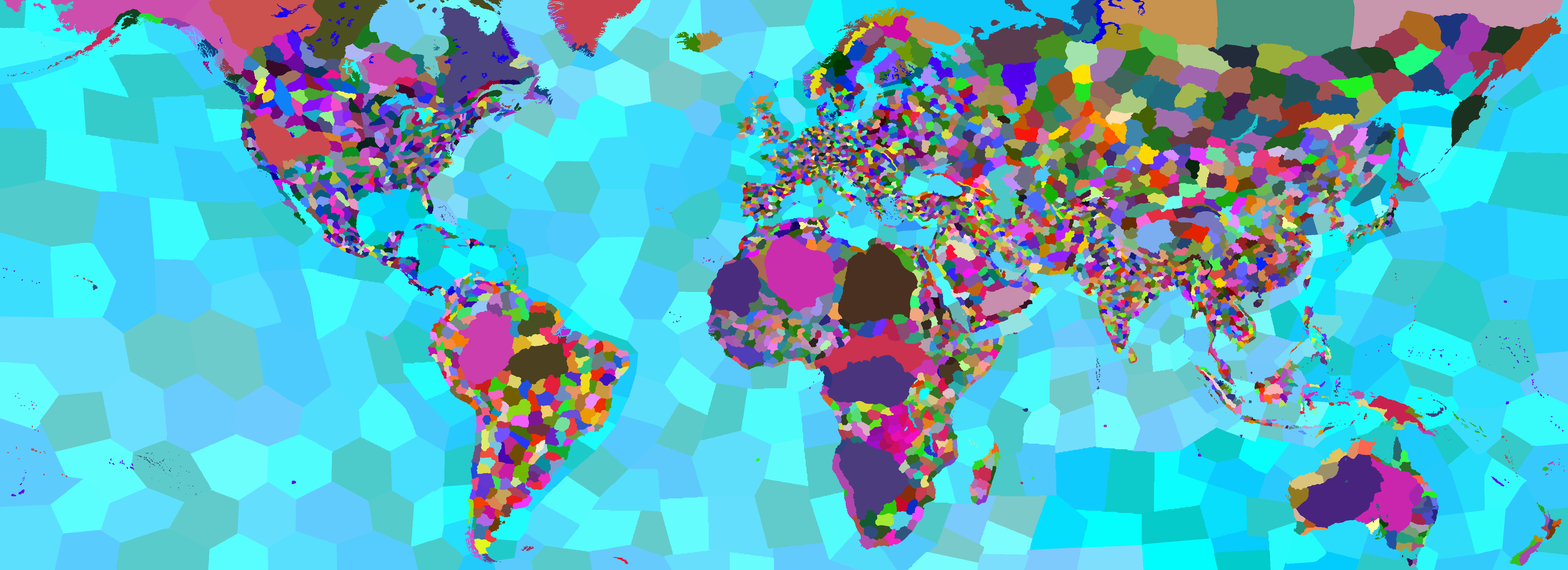
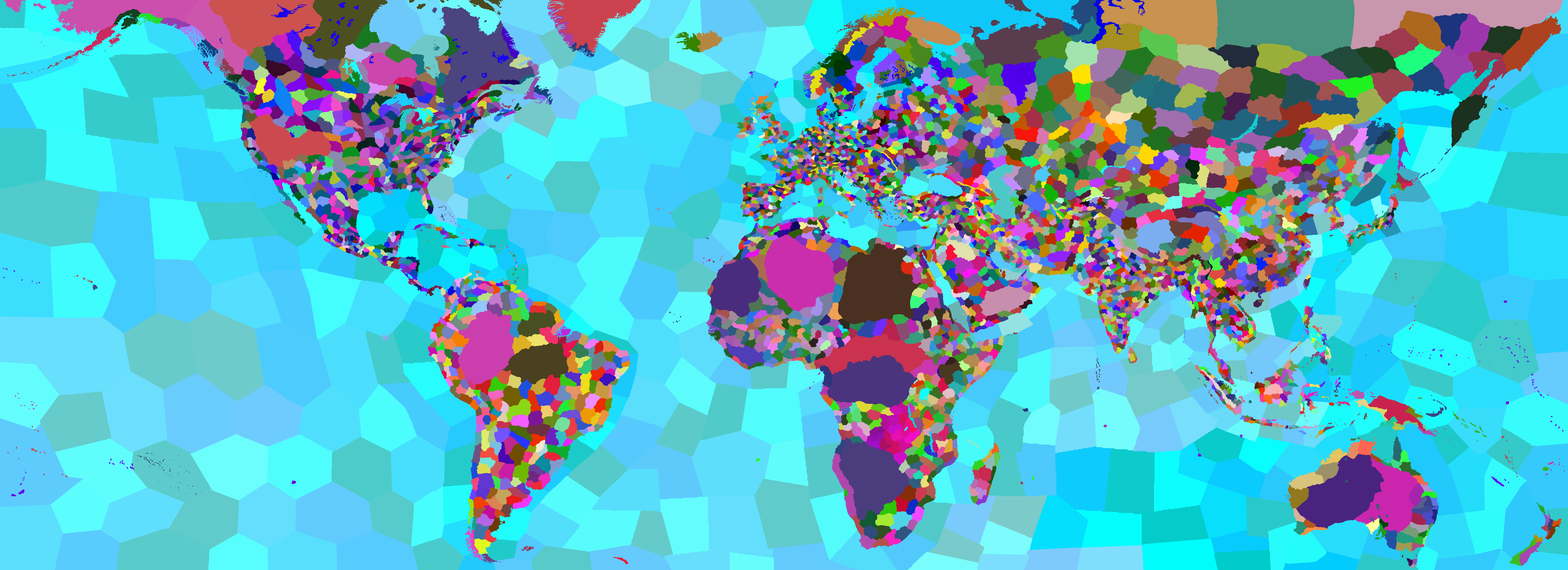
The second (1568, 570) image is a revision of the first. Changes to its layers:
hid "Egypt" over [866, 243, 941, 323]